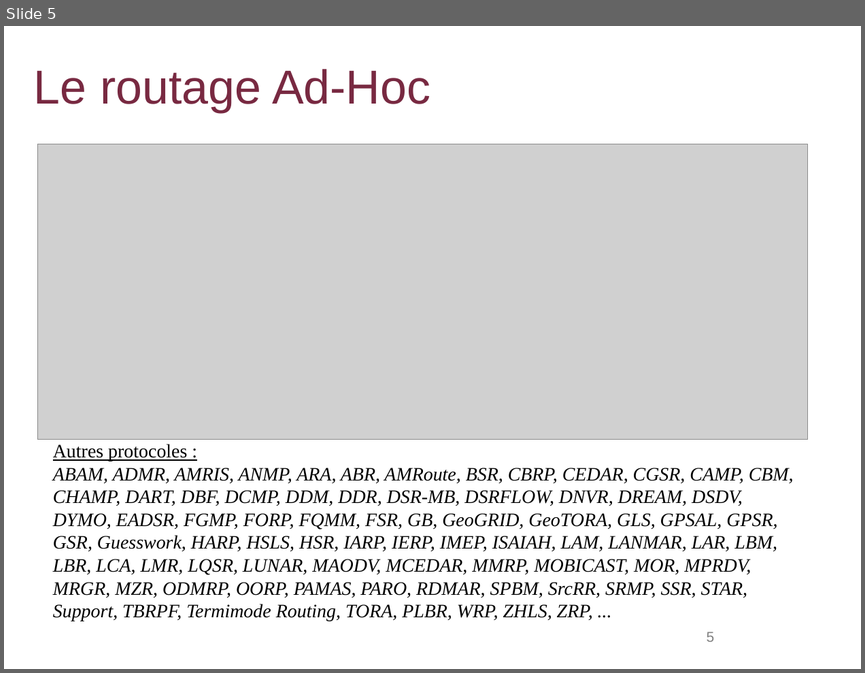
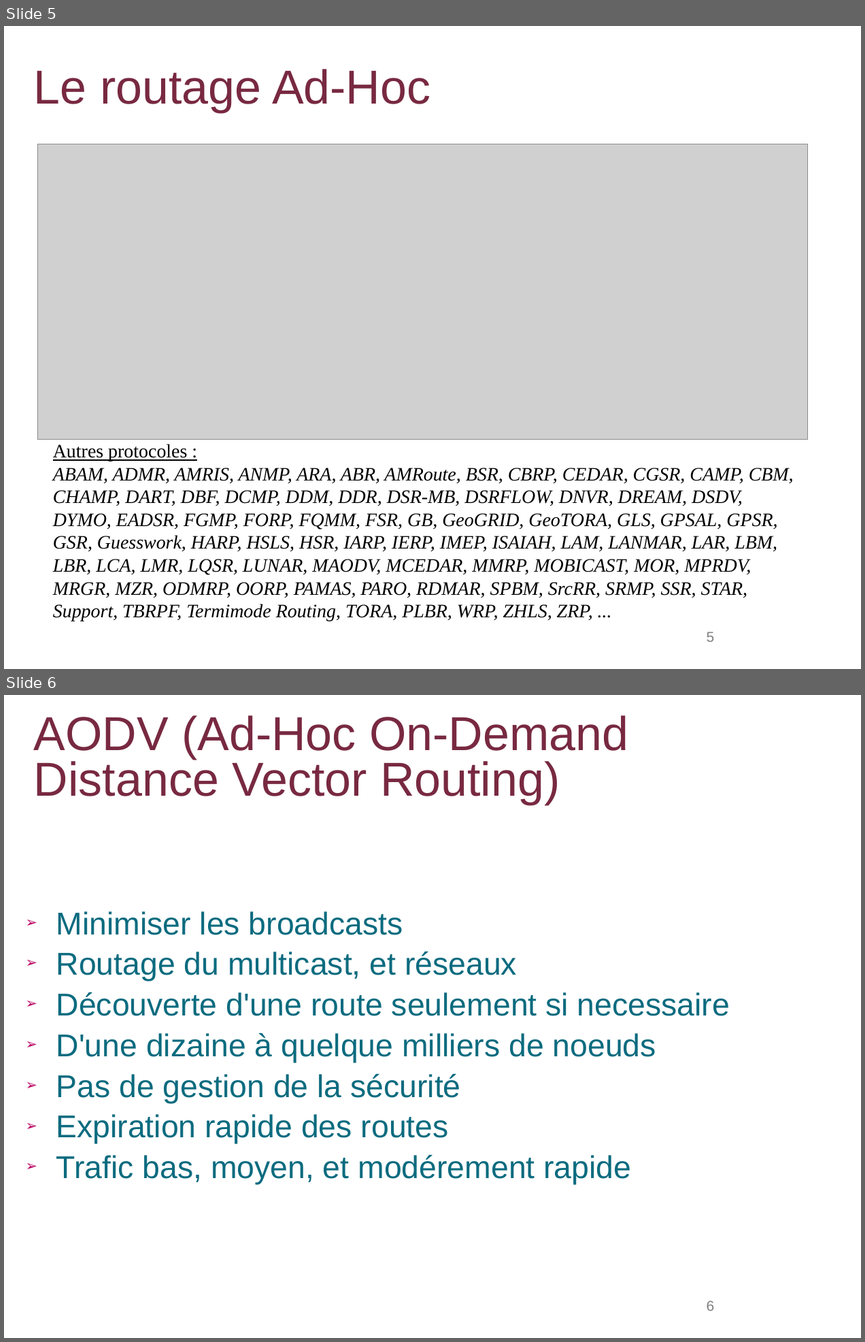
Before and after one commit to lbarbisan/adhoc, a slide deck: work/les_routages_adhoc.odp. Shown one above the other, each under a label of ours: slide 5 before the commit, slides 5 and 6 after it. The pictures are 865x673 and 865x1342 pixels, drawn with LibreOffice and Linux fonts; fonts in the diff are those of the drawing; grey boxes stand for pictures; background and template pictures are left out. Boxes give left, top, right and bottom in pixels: in the first picture for what was removed or moved away, otherwise in the second. Text is boxed around its words. In the diff, an @@ line names an element or a change of style, - is before the commit and + after.

```diff
--- a/work/les_routages_adhoc.odp
+++ b/work/les_routages_adhoc.odp
@@ slide 6 added at <box>4,695,861,1338</box>, background #FFFFFF @@
@@ title added at <box>34,715,628,804</box>, 40 pt, text #782941 @@
+AODV (Ad-Hoc On-Demand Distance Vector Routing)
@@ text added at <box>56,911,730,1185</box>, 26.5 pt, text #0B6B7F @@
+➢ Minimiser les broadcasts
+➢ Routage du multicast, et réseaux
+➢ Découverte d'une route seulement si necessaire
+➢ D'une dizaine à quelque milliers de noeuds
+➢ Pas de gestion de la sécurité
+➢ Expiration rapide des routes
+➢ Trafic bas, moyen, et modérement rapide
@@ page number added at <box>706,1300,715,1310</box>, 12 pt, text #808080 @@
+6
```
Also in this commit, not shown: 25 other slides changed, 12 other slides added, 1 slide removed.
